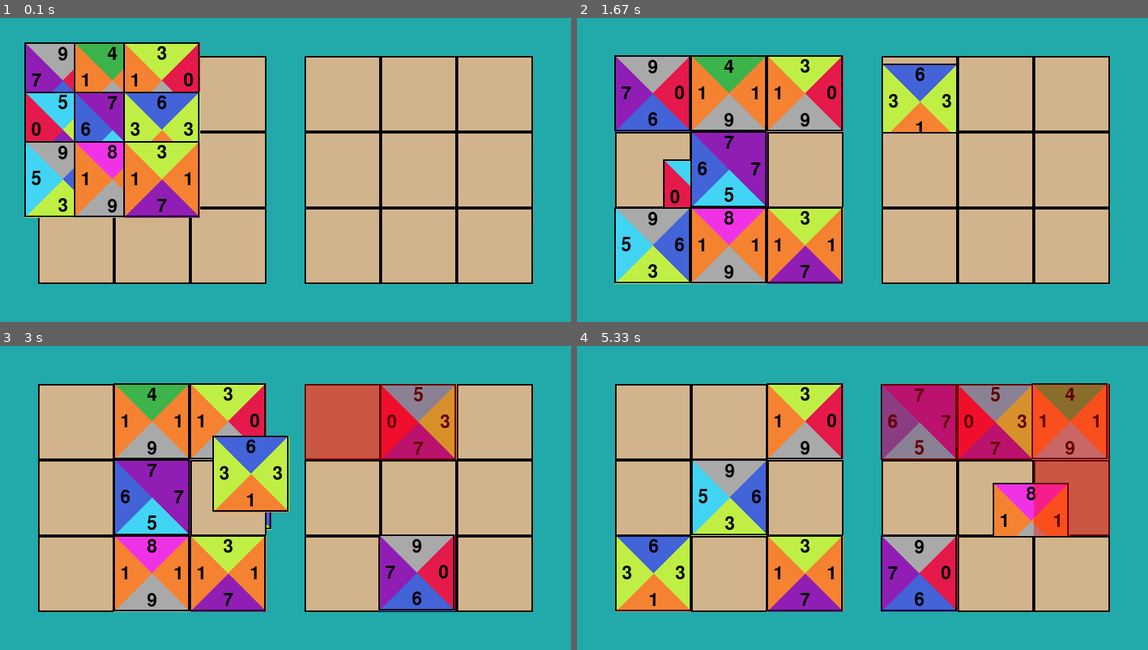
Above: before the commit, frames 1-4 (two rows, left to right).
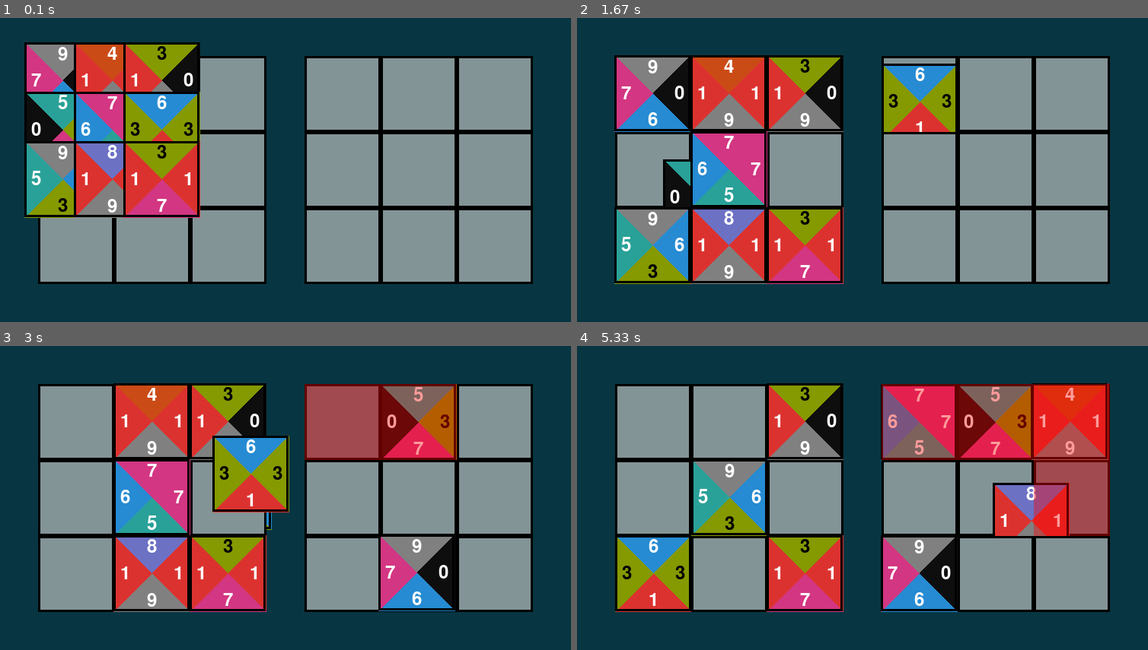
Above: after the commit, the same moments.

Repository: logan-a-richey/tetravex_pygame
Game: pygame game, started from run_game.py
Two runs of this game, one before a commit and one after it. Both use one fixed random seed, a clock stepped at 60 frames per second and the inputs below.
Inputs (mouse positions are in pixels of both pictures, inside the frame that each line leads up to):
- Up to frame 1 (0.1 s): no input
- Up to frame 2 (1.67 s): click (839, 182) at 0.38 s; press the mouse at (839, 182) at 0.7 s; move the mouse to (879, 215) at 0.8 s; release the mouse at (913, 246) at 0.93 s; press the mouse at (919, 246) at 1.03 s; move the mouse to (936, 185) at 1.13 s; release the mouse at (953, 127) at 1.27 s; press the mouse at (651, 170) at 1.37 s; move the mouse to (748, 224) at 1.47 s; release the mouse at (851, 279) at 1.6 s
- Up to frame 3 (3 s): press the mouse at (74, 498) at 1.7 s; move the mouse to (234, 452) at 1.8 s; release the mouse at (399, 409) at 1.93 s; press the mouse at (74, 422) at 2.03 s; move the mouse to (256, 516) at 2.13 s; release the mouse at (445, 607) at 2.27 s; press the mouse at (74, 422) at 2.37 s; move the mouse to (251, 446) at 2.47 s; release the mouse at (428, 470) at 2.6 s; press the mouse at (74, 574) at 2.7 s; move the mouse to (205, 513) at 2.8 s; release the mouse at (342, 455) at 2.93 s
- Up to frame 4 (5.33 s): press the mouse at (919, 422) at 3.03 s; move the mouse to (805, 461) at 3.13 s; release the mouse at (691, 501) at 3.27 s; press the mouse at (993, 574) at 3.37 s; move the mouse to (879, 583) at 3.47 s; release the mouse at (765, 595) at 3.6 s; press the mouse at (731, 574) at 3.7 s; move the mouse to (828, 558) at 3.8 s; release the mouse at (931, 540) at 3.93 s; press the mouse at (805, 498) at 4.03 s; move the mouse to (822, 482) at 4.13 s; release the mouse at (839, 467) at 4.27 s; press the mouse at (731, 422) at 4.37 s; move the mouse to (891, 406) at 4.47 s; release the mouse at (1056, 388) at 4.6 s; press the mouse at (805, 498) at 4.7 s; move the mouse to (925, 519) at 4.8 s; release the mouse at (1050, 543) at 4.93 s; press the mouse at (993, 574) at 5.03 s; move the mouse to (1016, 519) at 5.13 s; release the mouse at (1033, 467) at 5.27 s

The runs differ from the first frame. In frame 1, 95% of the frame differs, in the area x 0-100%, y 0-100%; in frame 2, 95%; in frame 3, 95%; in frame 4, 95%.

Commit message:
optimzied color scheme and bad_rects. added logging

Diff:
--- /dev/null
+++ b/src/pygame_version/bad_rect.py
@@ -0,0 +1,16 @@
+import pygame
+
+from src.pygame_version.colors import COLOR_RED
+
+class BadRect:
+    def __init__(self, game, cb):
+        self.game = game
+        self.pos = (cb.rect.x, cb.rect.y)
+        self.dim = (cb.rect.w, cb.rect.h)
+
+        self.surface = pygame.Surface(self.dim)
+        self.surface.set_alpha(100)
+        self.surface.fill(COLOR_RED)
+
+    def draw(self):
+        self.game.screen.blit(self.surface, self.pos)
--- a/src/pygame_version/click_box.py
+++ b/src/pygame_version/click_box.py
@@ -1,6 +1,8 @@
 # click_box.py
 
 import pygame
+
+from src.pygame_version.colors import GRID_COLORS, COLOR_BLACK
 
 class ClickBox:
     def __init__(self, game, grid, i, j):
@@ -9,14 +11,18 @@
         self.i = i
         self.j = j
 
-        self.color_fill = (210, 180, 140)
-        self.color_fill_hl = tuple([v * 0.8 for v in self.color_fill])
-        self.color_fill_cl = tuple([v * 0.6 for v in self.color_fill])
+        # different shades of tan
+        #self.color_fill = (210, 180, 140)
+        #self.color_fill_hl = tuple([v * 0.8 for v in self.color_fill])
+        #self.color_fill_cl = tuple([v * 0.6 for v in self.color_fill])
 
-        self.color_border = (0, 0, 0)
+        self.color_fill = GRID_COLORS["idle"]
+        self.color_fill_hl = GRID_COLORS["hover"]
+        self.color_fill_cl = GRID_COLORS["click"]
+
+        self.color_border = COLOR_BLACK
 
         self.bad = 0
-        self.color_bad = (255,0,0,200)
 
         margin_offset = self.game.SPACING
         x_offset = grid * (game.BOARD_SIZE * game.TILE_SIZE + game.SPACING)
@@ -44,7 +50,7 @@
         pygame.draw.rect(self.game.screen, color, self.rect)
 
         # clickbox border
-        pygame.draw.rect(self.game.screen, self.color_border, self.rect, width=2)
+        pygame.draw.rect(self.game.screen, self.color_border, self.rect, width=3)
 
         if self.tile:
             self.tile.update_target(self.rect.x, self.rect.y)
--- /dev/null
+++ b/src/pygame_version/colors.py
@@ -0,0 +1,27 @@
+# tetravex/colors.py
+
+# solarized color scheme
+TILE_COLORS = {
+    0: "#0e0e0e", # black
+    1: "#dc322f",  # Red
+    2: "#b58900",  # Yellow
+    3: "#859900",  # Green
+    4: "#cb4b16",  # Orange
+    5: "#2aa198",  # Cyan
+    6: "#268bd2",  # Blue
+    7: "#d33682",  # Magenta
+    8: "#6c71c4",  # Violet
+    9: "#808080", # Gray
+}
+
+# Grid / UI colors
+GRID_COLORS = {
+    "idle" : "#839496", # base01 – light
+    "hover": "#657b83", # base02 – darker
+    "click": "#586e75"  # base03 – dark
+}
+
+COLOR_BACKGROUND = "#073642"
+COLOR_RED = "#ff0000"
+COLOR_WHITE = "#ffffff"
+COLOR_BLACK = "#000000"
--- a/src/pygame_version/game.py
+++ b/src/pygame_version/game.py
@@ -12,10 +12,13 @@
 
 import pygame
 import random
+from typing import List, Dict, Tuple
 
 from src.pygame_version.logger import get_logger
 from src.pygame_version.click_box import ClickBox
 from src.pygame_version.tile import Tile
+from src.pygame_version.colors import COLOR_BACKGROUND, COLOR_RED, COLOR_WHITE
+from src.pygame_version.bad_rect import BadRect
 
 class Game:
     def __init__(self, board_size=3):
@@ -38,17 +41,23 @@
 
         # game setup
         self.font = pygame.font.SysFont(None, 36)
-        self.mouse_pos = (0, 0)
-        self.mouse_down = False
-        self.solved = 0
-        self.running = True
+        self.show_answer_label = False
+
+        self.mouse_pos: Tuple[int, int] = (0, 0)
+        self.mouse_down: bool = False
+
+        self.solved: bool = False
+        self.running: bool = True
+
+        self.grids: Dict[int, List[List[ClickBox]]] = {0: [], 1: []}
+        self.bad_rects: List[BadRect] = []
         self.init_board()
 
     def init_board(self):
         # init grid
         self.solved = 0
-        self.grids = {0: [], 1: []}
-        for grid in [0, 1]:
+        self.grids: Dict[int, List[List[ClickBox]]] = {0: [], 1: []}
+        for grid in range(2):
             for i in range(self.BOARD_SIZE):
                 row = []
                 for j in range(self.BOARD_SIZE):
@@ -69,6 +78,7 @@
                 if j > 0:
                     tile.w = tiles[i * self.BOARD_SIZE + (j - 1)].e
 
+                tile.update_colors()
                 tiles.append(tile)
 
         # shuffle tiles
@@ -146,11 +156,12 @@
 
     def solution_check(self):
         is_solved = True
-
-        for i in range(self.BOARD_SIZE):
-            for j in range(self.BOARD_SIZE):
+        self.bad_rects.clear()
+
+        for i in range(self.BOARD_SIZE):
+            for j in range(self.BOARD_SIZE):
+                is_bad_rect = False
                 cb = self.grids[1][i][j]
-                cb.bad = False  # reset bad flag
 
                 if not cb.tile:
                     is_solved = False
@@ -162,7 +173,7 @@
                     if not adj:
                         is_solved = False
                     if adj and cb.tile.n != adj.s:
-                        cb.bad = True
+                        is_bad_rect = True
                         is_solved = False
 
                 # Check east
@@ -171,7 +182,7 @@
                     if not adj:
                         is_solved = False
                     if adj and cb.tile.e != adj.w:
-                        cb.bad = True
+                        is_bad_rect = True
                         is_solved = False
 
                 # Check south
@@ -180,7 +191,7 @@
                     if not adj:
                         is_solved = False
                     if adj and cb.tile.s != adj.n:
-                        cb.bad = True
+                        is_bad_rect = True
                         is_solved = False
 
                 # Check west
@@ -189,12 +200,20 @@
                     if not adj:
                         is_solved = False
                     if adj and cb.tile.w != adj.e:
-                        cb.bad = True
-                        is_solved = False
+                        is_bad_rect = True
+                        is_solved = False
+
+                if is_bad_rect:
+                    bad_rect = BadRect(self, cb)
+                    self.bad_rects.append(bad_rect)
 
         self.solved = is_solved
         if self.solved == True:
-            self.logger.info("Puzzle Solved!")
+            msg = "Puzzle Solved! "
+            for i in range(self.BOARD_SIZE):
+                for j in range(self.BOARD_SIZE):
+                    msg += "{} ".format(self.grids[1][i][j].tile.get_string())
+            self.logger.info(msg)
 
         return is_solved
 
@@ -217,7 +236,7 @@
 
     def draw(self):
         # background
-        self.screen.fill("#22aaaa")
+        self.screen.fill(COLOR_BACKGROUND)
 
         # draw clickable grid:
         for i in range(self.BOARD_SIZE):
@@ -232,24 +251,15 @@
             self.held_tile.draw()
 
         # draw bad hologram
-        for i in range(self.BOARD_SIZE):
-            for j in range(self.BOARD_SIZE):
-                cb = self.grids[1][i][j]
-                if cb.bad:
-                    s = pygame.Surface( (cb.rect.w, cb.rect.h))
-                    s.set_alpha(100)
-                    s.fill("#ff0000")
-                    pos = (cb.rect.x, cb.rect.y)
-                    self.screen.blit(s, pos)
+        if self.mouse_down == False:
+            for bad_rect in self.bad_rects:
+                bad_rect.draw()
 
         # display solution text:
         if self.solved:
-
-            text = self.font.render("Puzzle Solved!", True, "#000000")
-            pos = (
-                self.SCREEN_WIDTH // 2 ,
-                self.SCREEN_HEIGHT - self.SPACING // 2
-            )
+            msg = "Puzzle Solved! "
+            text = self.font.render(msg, True, COLOR_WHITE)
+            pos = (self.SCREEN_WIDTH // 2, self.SCREEN_HEIGHT - self.SPACING // 2)
             rect = text.get_rect(center=(pos))
             self.screen.blit(text, rect)
 
--- a/src/pygame_version/tile.py
+++ b/src/pygame_version/tile.py
@@ -2,68 +2,90 @@
 
 import pygame
 
-COLORS = {
-    0: '#e6194b',  # Red
-    1: '#f58231',  # Orange
-    2: '#ffe119',  # Yellow
-    3: '#bfef45',  # Lime
-    4: '#3cb44b',  # Green
-    5: '#42d4f4',  # Cyan
-    6: '#4363d8',  # Blue
-    7: '#911eb4',  # Violet
-    8: '#f032e6',  # Pink
-    9: '#a9a9a9'   # Gray
-}
+from src.pygame_version.colors import TILE_COLORS, COLOR_BLACK, COLOR_WHITE
 
 class Tile:
+    count = 0
+
     def __init__(self, game, n, e, s, w):
+        self.label = str(Tile.count)
+        Tile.count += 1
+
         self.game = game
-        self.n = n
-        self.e = e
-        self.s = s
-        self.w = w
+        self.n, self.e, self.s, self.w = n, e, s, w
 
         self.x = 0
         self.y = 0
 
+    def update_colors(self):
+        # Set up directional tile colors
+        self.tile_colors = {
+            'n': TILE_COLORS[self.n],
+            'e': TILE_COLORS[self.e],
+            's': TILE_COLORS[self.s],
+            'w': TILE_COLORS[self.w],
+        }
+
+        # Font color chosen based on contrast
+        self.font_colors = {
+            dir: self.get_font_color(color) for dir, color in self.tile_colors.items()
+        }
+
+    def __repr__(self):
+        return "Tile(label: {}, N: {}, E: {}, S: {}, W : {})".format(
+            self.label, self.n, self.e, self.s, self.w
+        )
+
     def get_string(self) -> str:
         return "{}{}{}{}".format(self.n, self.e, self.s, self.w)
 
-    def update_target(self, tx, ty):
-        self.x += (tx - self.x) * 0.1
-        self.y += (ty - self.y) * 0.1
+    def get_font_color(self, hex_color: str) -> str:
+        '''
+        Returns white or black based on perceptual brightness of the color.
+        Input in format: #rrggbb
+        '''
+        r = int(hex_color[1:3], 16)
+        g = int(hex_color[3:5], 16)
+        b = int(hex_color[5:7], 16)
+        luminance = 0.299 * r + 0.587 * g + 0.114 * b
+        return COLOR_WHITE if luminance < 128 else COLOR_BLACK
+
+    def update_target(self, tx, ty, alpha=0.1):
+        self.x += (tx - self.x) * alpha
+        self.y += (ty - self.y) * alpha
 
     def draw(self):
         TS = self.game.TILE_SIZE
+        screen = self.game.screen
+        font = self.game.font
 
-        # relative pixel position of tile
-        x = int(self.x)
-        y = int(self.y)
-
-        # pixel center of tile
+        x, y = int(self.x), int(self.y)
         M = (x + TS // 2, y + TS // 2)
-
-        # pixel corners of square
         TL = (x, y)
         TR = (x + TS, y)
+        BR = (x + TS, y + TS)
         BL = (x, y + TS)
-        BR = (x + TS, y + TS)
 
-        pygame.draw.polygon(self.game.screen, COLORS[self.n], [M, TL, TR])
-        pygame.draw.polygon(self.game.screen, COLORS[self.e], [M, TR, BR])
-        pygame.draw.polygon(self.game.screen, COLORS[self.s], [M, BR, BL])
-        pygame.draw.polygon(self.game.screen, COLORS[self.w], [M, BL, TL])
+        # Draw the four triangle sections
+        pygame.draw.polygon(screen, self.tile_colors['n'], [M, TR, TL])
+        pygame.draw.polygon(screen, self.tile_colors['e'], [M, BR, TR])
+        pygame.draw.polygon(screen, self.tile_colors['s'], [M, BL, BR])
+        pygame.draw.polygon(screen, self.tile_colors['w'], [M, TL, BL])
 
-        # tile border
-        pygame.draw.rect(self.game.screen, (0, 0, 0), (x, y, TS, TS), width=2)
+        # Draw tile border
+        pygame.draw.rect(screen, COLOR_BLACK, (x, y, TS, TS), width=3)
 
-        # draw numbers
-        self.draw_text_center(self.n, x + TS // 2, y + TS * 0.15)
-        self.draw_text_center(self.e, x + TS * 0.85, y + TS // 2)
-        self.draw_text_center(self.s, x + TS // 2, y + TS * 0.85)
-        self.draw_text_center(self.w, x + TS * 0.15, y + TS // 2)
+        # Draw edge numbers (centered)
+        if self.game.show_answer_label:
+            self.draw_text_center(self.label, *M, COLOR_WHITE)
+            return
 
-    def draw_text_center(self, value, cx, cy):
-        text = self.game.font.render(str(value), True, (0, 0, 0))
+        self.draw_text_center(self.n, x + TS // 2, y + TS * 0.15, self.font_colors['n'])
+        self.draw_text_center(self.e, x + TS * 0.85, y + TS // 2, self.font_colors['e'])
+        self.draw_text_center(self.s, x + TS // 2, y + TS * 0.85, self.font_colors['s'])
+        self.draw_text_center(self.w, x + TS * 0.15, y + TS // 2, self.font_colors['w'])
+
+    def draw_text_center(self, value, cx, cy, color):
+        text = self.game.font.render(str(value), True, color)
         rect = text.get_rect(center=(cx, cy))
         self.game.screen.blit(text, rect)
